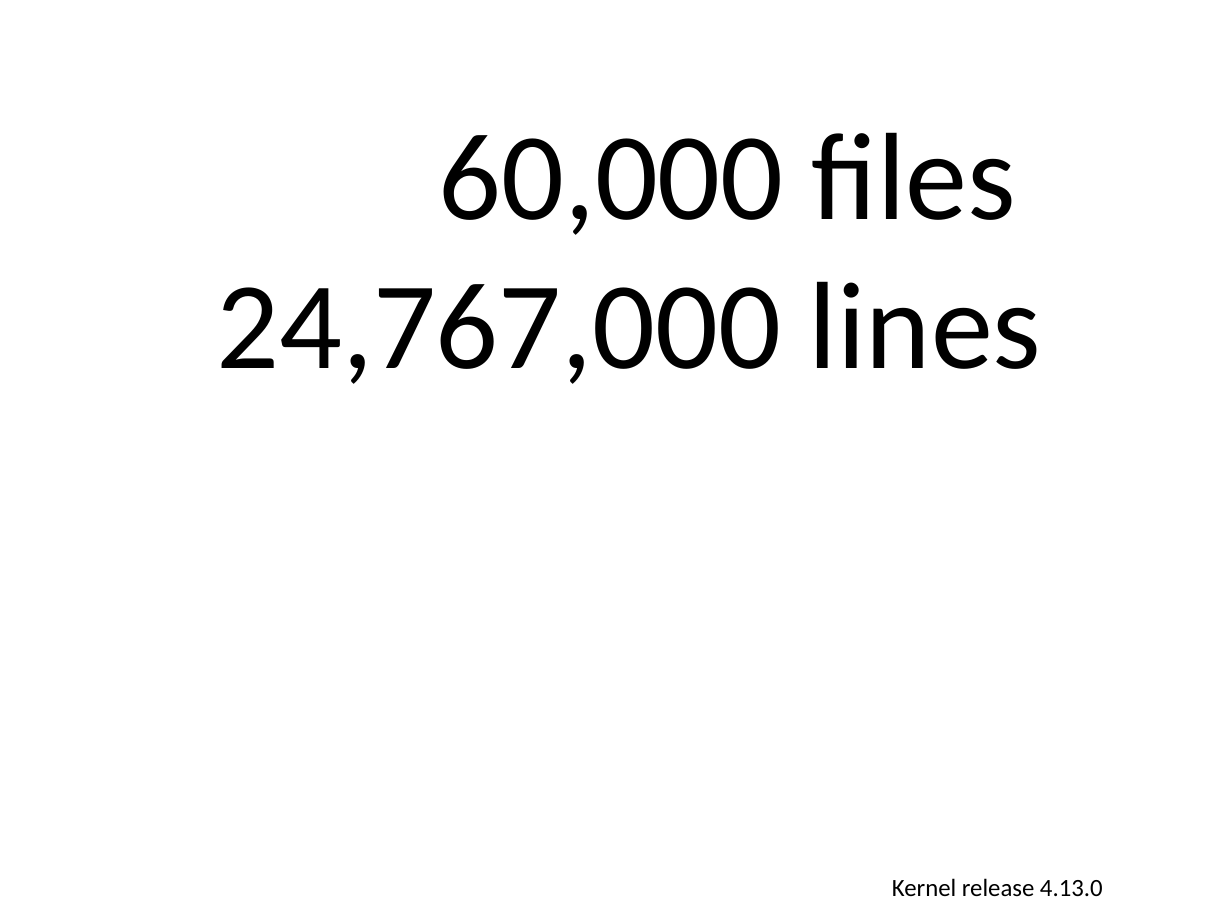
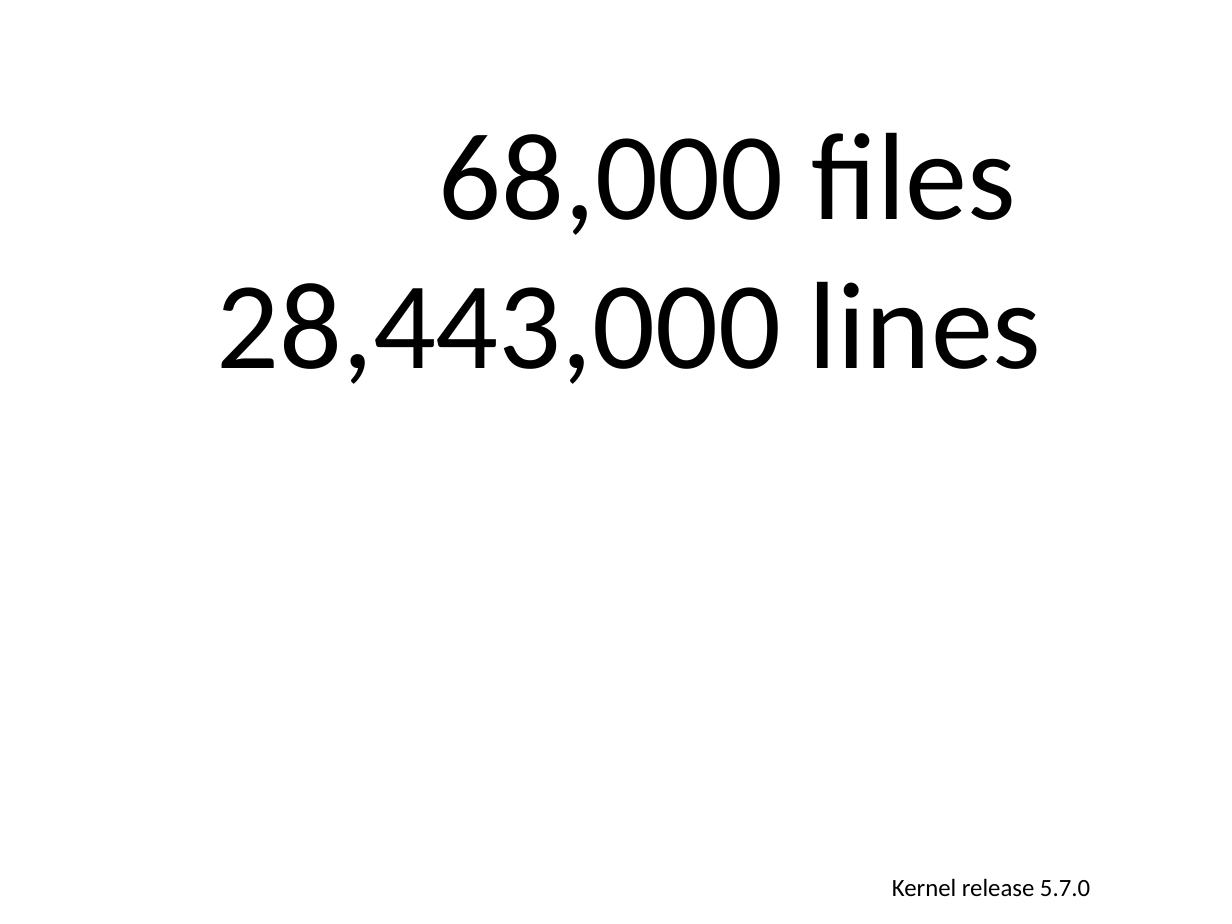
Before and after one commit to gregkh/presentation-release-model, a slide deck: slide 2 of release-model.odp. Drawn at 1232x924 pixels with LibreOffice and Linux fonts; fonts in the diff are those of the drawing. Boxes give left, top, right and bottom in pixels: in the first picture for what was removed or moved away, otherwise in the second. Text is boxed around its words. In the diff, an @@ line names an element or a change of style, - is before the commit and + after.

```diff
--- a/release-model.odp
+++ b/release-model.odp
@@ text at (217, 132, 1041, 384): text changed @@
-60,000 files
-24,767,000 lines
+68,000 files
+28,443,000 lines
@@ text at (892, 878, 1090, 896): text changed @@
-Kernel release 4.13.0
+Kernel release 5.7.0
```
Also in this commit, not shown: 10 other slides changed, 11 slides added, 1 slide removed, 1 other file.
